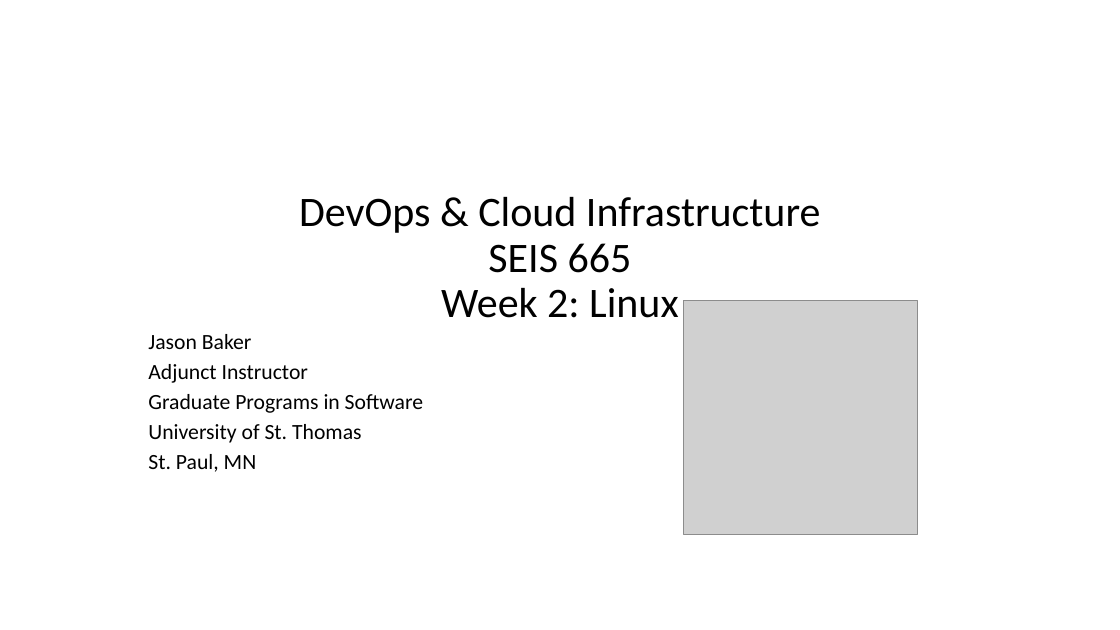
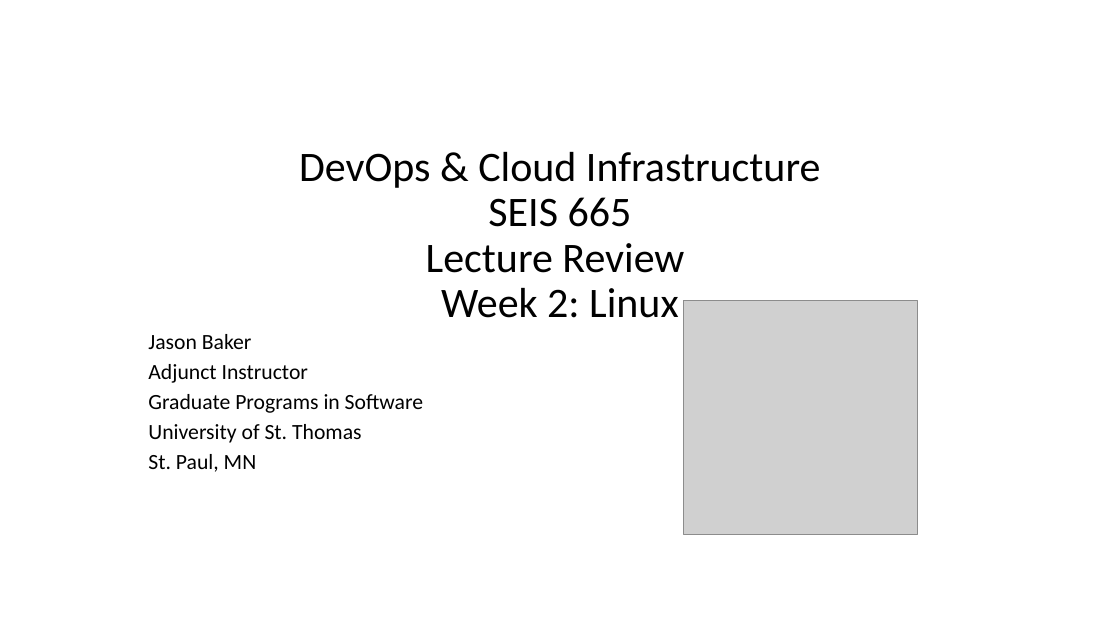
Before and after one commit to jasondbaker/infrastructure-class, a slide deck: slide 1 of lectures/lecture-review-week-2.pptx. Drawn at 1120x630 pixels with LibreOffice and Linux fonts; fonts in the diff are those of the drawing; grey boxes stand for pictures. Boxes give left, top, right and bottom in pixels: in the first picture for what was removed or moved away, otherwise in the second. Text is boxed around its words. In the diff, an @@ line names an element or a change of style, - is before the commit and + after.

Commit message:
update week 2 review

```diff
--- a/lectures/lecture-review-week-2.pptx
+++ b/lectures/lecture-review-week-2.pptx
@@ title at (299, 152, 820, 318): text changed @@
-DevOps & Cloud Infrastructure
-SEIS 665
-Week 2: Linux
+DevOps & Cloud Infrastructure
+SEIS 665
+Lecture Review
+Week 2: Linux
```
Also in this commit, not shown: 2 other slides changed, 1 slide added, 1 slide removed.
